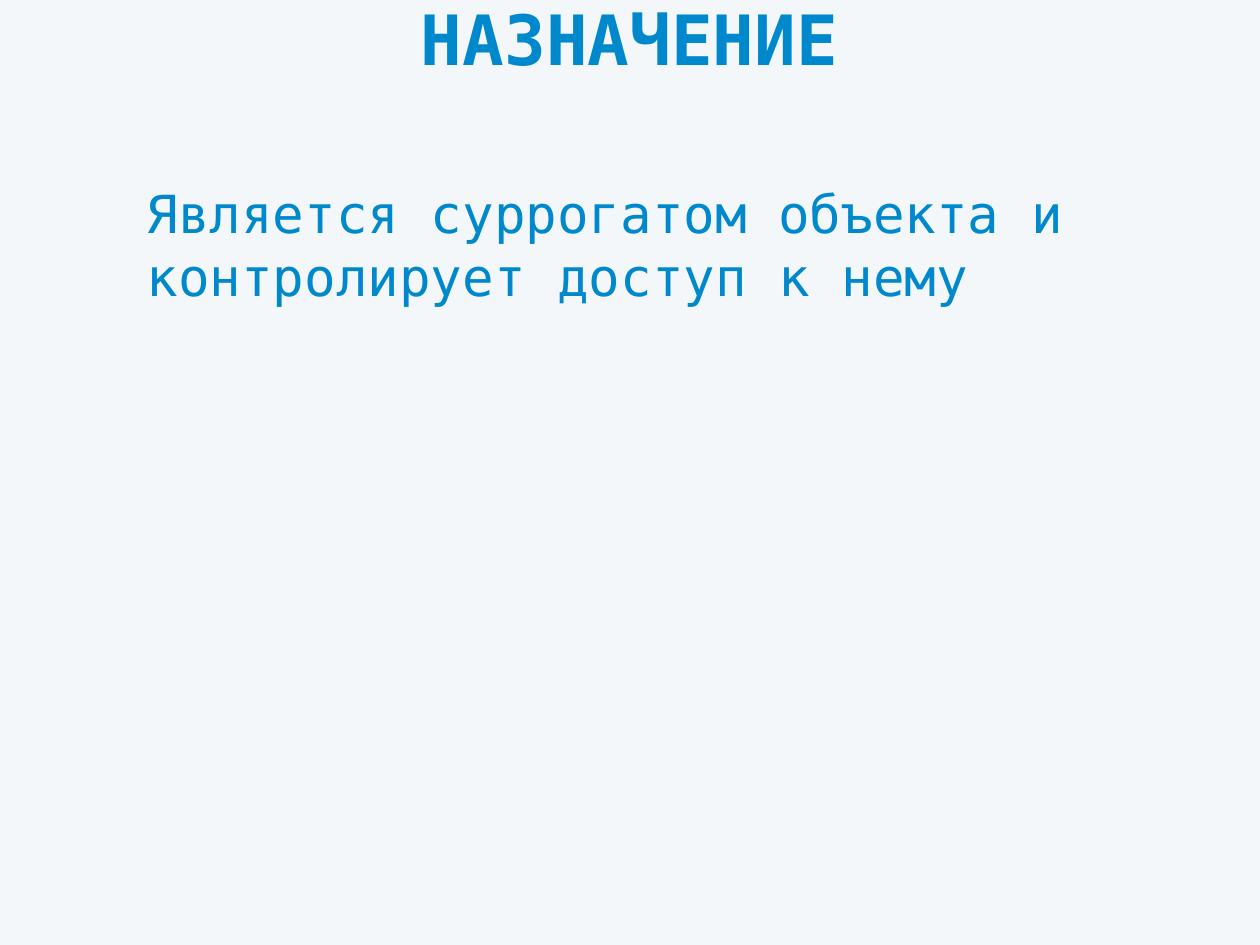
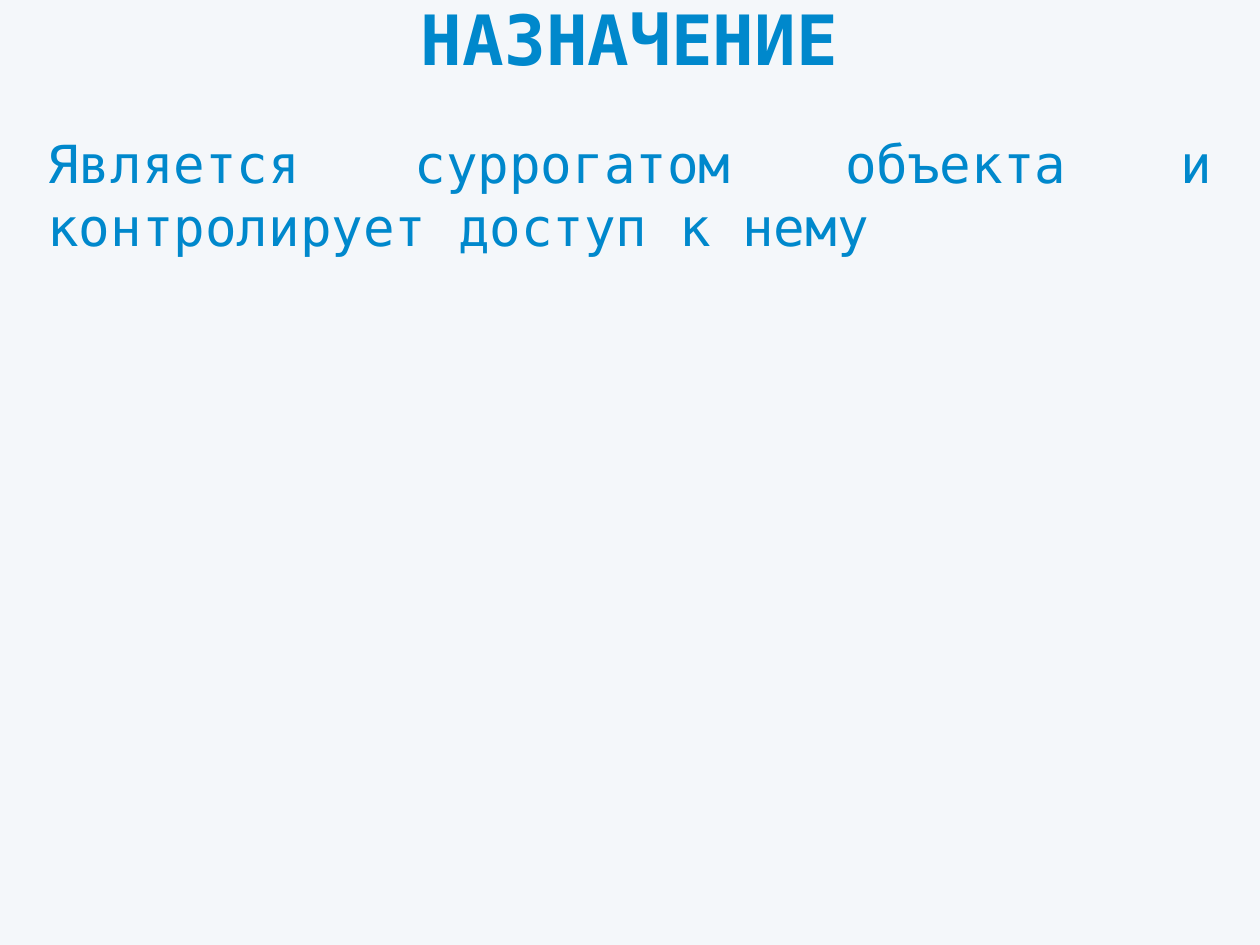
Before and after one commit to dipiash/proxy_pattern, a slide deck: slide 2 of Presentation.pptx. Drawn at 1260x945 pixels with LibreOffice and Linux fonts; fonts in the diff are those of the drawing. Boxes give left, top, right and bottom in pixels: in the first picture for what was removed or moved away, otherwise in the second. Text is boxed around its words. In the diff, an @@ line names an element or a change of style, - is before the commit and + after.

```diff
--- a/Presentation.pptx
+++ b/Presentation.pptx
@@ subtitle "Является суррогатом объекта и контролирует ...": place and size @@
-subtitle "Является суррогатом объекта и контролирует ..." at bbox=[146, 192, 1063, 307]
+subtitle "Является суррогатом объекта и контролирует ..." at bbox=[47, 142, 1066, 257]
@@ subtitle "Является суррогатом объекта и контролирует ..." at bbox=[47, 142, 1066, 257]: alignment left to justified @@
```
Also in this commit, not shown: 7 other slides changed, 6 slides added.
